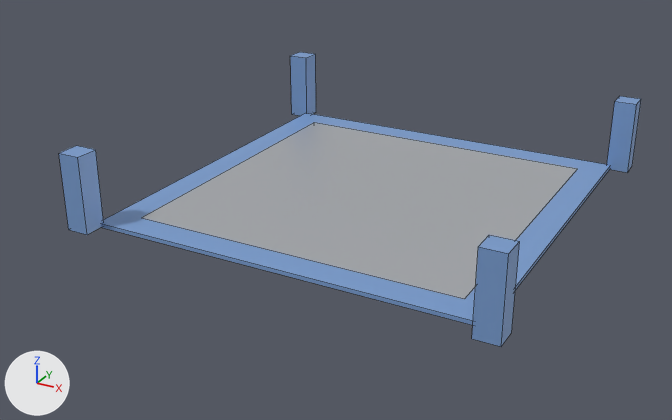
The FBX model unity/Assets/ShuttleRL/Models/Junction.fbx: old version first, new version second.
One viewpoint serves both versions: a camera (50 mm lens) standing at (1.018, -2.056, 0.961) and looking at (-0.061, -0.094, -0.02). The lights are fixed; the arrows at lower left show +X, +Y and +Z. The picture after the commit comes second. Mesh edges are drawn as thin lines. Where no turn or scale is listed for an object, it has been applied to the vertices.

Names of what the first picture shows: 'CornerWeb_0', 'CornerWeb_1', 'CornerWeb_2', 'CornerWeb_3', 'Inset', 'TrackPlate'.
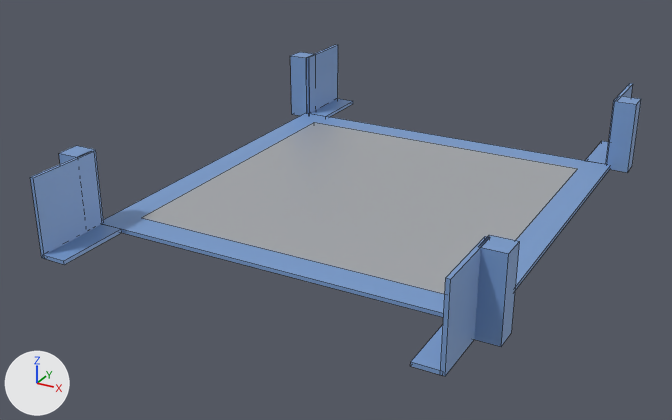
Patch to the scene script:
```diff
--- a/unity/Assets/ShuttleRL/Models/Junction.fbx.py
+++ b/unity/Assets/ShuttleRL/Models/Junction.fbx.py
@@ me_lsn_web_r @@
+me_lsn_web_r.from_pydata([(-0.005, -0.098, -0.1), (-0.005, -0.097, 0.1), (-0.005, 0.097, -0.1), (-0.005, 0.098, 0.1), (0.005, -0.098, -0.1), (0.005, -0.097, 0.1), (0.005, 0.097, -0.1), (0.005, 0.098, 0.1)], [], [(0, 1, 3, 2), (2, 3, 7, 6), (6, 7, 5, 4), (4, 5, 1, 0), (2, 6, 4, 0), (7, 3, 1, 5)])
+me_lsn_web_r.materials.append(mat_m_rail)  # blue #7ca0d3
@@ me_lsn_track_r @@
+me_lsn_track_r.from_pydata(...)  # a box spanning x -0.032..0.032, y -0.098..0.098, z -0.005..0.005
+me_lsn_track_r.materials.append(mat_m_rail)  # blue #7ca0d3
@@ ob_lsn_web_r @@
+ob_lsn_web_r = bpy.data.objects.new('LSN_Web_R', me_lsn_web_r)
+ob_lsn_web_r.location = (0.495, -0.603, 0.1)
@@ ob_lsn_web_l @@
+ob_lsn_web_l = bpy.data.objects.new('LSN_Web_L', me_lsn_web_r.copy())
+ob_lsn_web_l.location = (-0.495, -0.603, 0.1)
@@ ob_lsn_track_r @@
+ob_lsn_track_r = bpy.data.objects.new('LSN_Track_R', me_lsn_track_r)
+ob_lsn_track_r.location = (0.463, -0.603, 0.005)
@@ ob_lsp_web_l @@
+ob_lsp_web_l = bpy.data.objects.new('LSP_Web_L', me_lsn_web_r.copy())
+ob_lsp_web_l.location = (-0.495, 0.603, 0.1)
@@ ob_lsn_track_l @@
+ob_lsn_track_l = bpy.data.objects.new('LSN_Track_L', me_lsn_track_r.copy())
+ob_lsn_track_l.location = (-0.463, -0.603, 0.005)
@@ ob_lsp_track_r @@
+ob_lsp_track_r = bpy.data.objects.new('LSP_Track_R', me_lsn_track_r.copy())
+ob_lsp_track_r.location = (0.463, 0.603, 0.005)
@@ ob_lsp_web_r @@
+ob_lsp_web_r = bpy.data.objects.new('LSP_Web_R', me_lsn_web_r.copy())
+ob_lsp_web_r.location = (0.495, 0.603, 0.1)
@@ ob_lsp_track_l @@
+ob_lsp_track_l = bpy.data.objects.new('LSP_Track_L', me_lsn_track_r.copy())
+ob_lsp_track_l.location = (-0.463, 0.603, 0.005)
```

Changed parts and their boxes [x1, y1, x2, y2] in the pictures (672 x 420 px):
'LSN_Web_L', added (blue)
    after: [30, 151, 102, 258]
'LSN_Web_R', added (blue)
    after: [440, 236, 489, 376]
'LSP_Web_L', added (blue)
    after: [308, 45, 338, 113]
'LSN_Track_L', added (blue)
    after: [43, 224, 122, 265]
'LSN_Track_R', added (blue)
    after: [411, 325, 443, 376]
'LSP_Track_L', added
    after: [310, 99, 353, 117]
'LSP_Track_R', added
    after: [585, 141, 608, 164]
'LSP_Web_R', added
    after: [606, 83, 633, 164]
'CornerWeb_0', unchanged, covered by the edit
    before: [59, 146, 104, 235]
    after: [59, 146, 104, 223]
